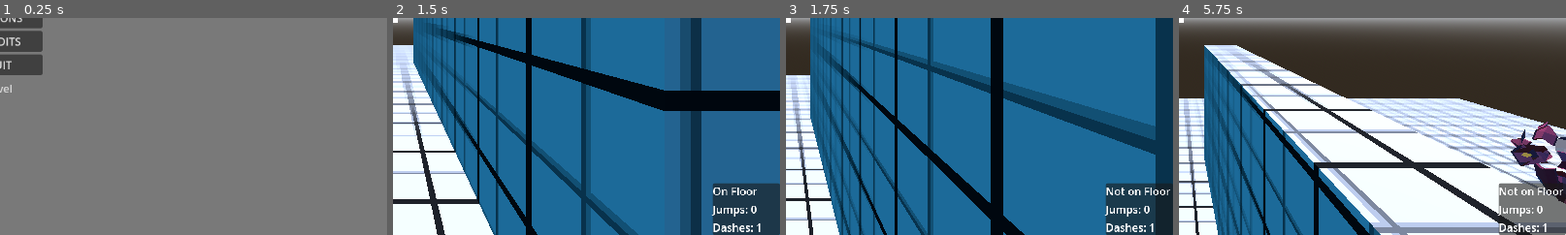
Above: before the commit, frames 1-4 (left to right).
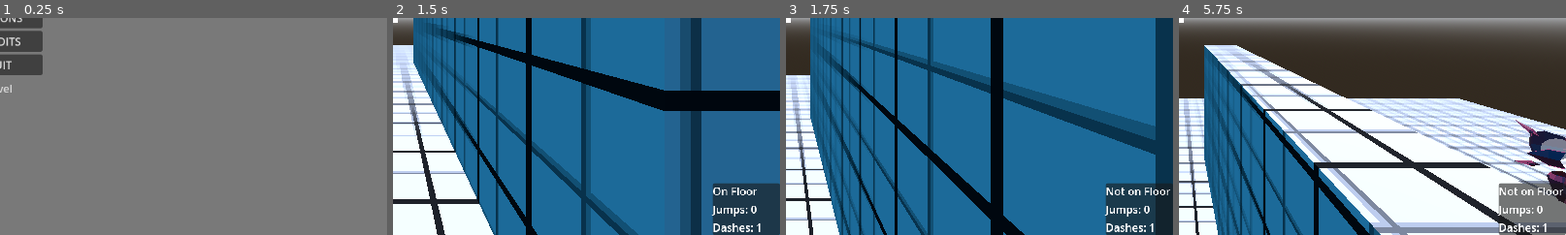
Above: after the commit, the same moments.

Repository: lucasrumney94/GodotGoneWild
Game: Godot game, scene res://Main/main_menu.tscn
Two runs of this game, one before a commit and one after it. Both use one fixed random seed, a clock stepped at 60 frames per second and the inputs below. The engine's default icon, where the game draws it, is replaced by a stand-in: a white triangle on a blue panel in a dark square. A sky picture missing from this copy of the repository is replaced by a grey-blue gradient.
Inputs (mouse positions are % of the whole screen's width and height, from its top left):
- Up to frame 1 (0.25 s): no input
- Up to frame 2 (1.5 s): click "START" at 0.5 s; move the mouse to (55, 50) at 1.27 s; hold W (move_forward) from 1.28 s (still down); click (55, 50) at 1.35 s
- Up to frame 3 (1.75 s): keep holding W (move_forward); tap Space (jump) at 1.52 s
- Up to frame 4 (5.75 s): keep holding W (move_forward); move the mouse to (45, 50) at 2.02 s; right-click (45, 50) at 2.1 s; tap Space (jump) at 2.27, 3.77, 4.52, 5.27 s; move the mouse to (52, 48) at 2.77 s; click (52, 48) at 2.85 s; move the mouse to (49, 52) at 3.52 s; right-click (49, 52) at 3.6 s; tap Enter at 4.25 s; move the mouse to (57, 51) at 4.27 s; click (57, 51) at 4.35 s; tap R (restart) at 5 s; move the mouse to (42, 49) at 5.02 s; right-click (42, 49) at 5.1 s
The pictures show only the part of the screen within x 50-100%, y 50-100%; the shares and areas given below are measured in that part.

Frames 1-3 are identical in both runs. In frame 4, 2.3% of the frame differs, in the area x 85-100%, y 46-82%.

Commit message:
fixed level menu bug, added pausability to stage 1 tower level

Diff:
--- a/godot-wild-tower/Main/level_menu.gd
+++ b/godot-wild-tower/Main/level_menu.gd
@@ -5,6 +5,8 @@
 	#get levels from missionControl add to menu
 	#when you click, start that level
 	var popup = get_popup()
+	popup.allow_search = false
+	popup.clear()
 	for mission in MissionControl.missions:
 		var scene_name: String = get_scene_name(mission)
 		popup.add_item(scene_name)
--- a/godot-wild-tower/Objects/Enemies/TurretEnemy.tscn
+++ b/godot-wild-tower/Objects/Enemies/TurretEnemy.tscn
@@ -534,10 +534,11 @@
 
 [node name="RotationRoot" type="Node3D" parent="HostileEnemy/Foot Base/Core"]
 unique_name_in_owner = true
+transform = Transform3D(-1, 0, -8.74228e-08, 0, 1, 0, 8.74228e-08, 0, -1, 0, 0, 0)
 
 [node name="Gun Body" type="MeshInstance3D" parent="HostileEnemy/Foot Base/Core/RotationRoot" node_paths=PackedStringArray("audio_player")]
 unique_name_in_owner = true
-transform = Transform3D(1, 0, 0, 0, 1, 0, 0, 0, 1, 0, 0, 0.3)
+transform = Transform3D(-1, 0, 8.74228e-08, 0, 1, 0, -8.74228e-08, 0, -1, 2.62268e-08, 0, -0.3)
 mesh = SubResource("ArrayMesh_lk70y")
 skeleton = NodePath("")
 script = ExtResource("6_p1v71")
@@ -580,26 +581,26 @@
 skeleton = NodePath("")
 
 [node name="Shield Back" type="MeshInstance3D" parent="HostileEnemy/Foot Base/Core/RotationRoot"]
-transform = Transform3D(-1, 0, -5.6426e-07, 0, 1, 0, 5.6426e-07, 0, -1, 0, 0, -0.25)
+transform = Transform3D(1, 0, 4.76837e-07, 0, 1, 0, -4.76837e-07, 0, 1, -2.18557e-08, 0, 0.25)
 mesh = SubResource("ArrayMesh_6482e")
 skeleton = NodePath("")
 
 [node name="Wing High L" type="MeshInstance3D" parent="HostileEnemy/Foot Base/Core/RotationRoot"]
-transform = Transform3D(0.196175, 0.226313, 0.954095, -0.939693, 0.321394, 0.116978, -0.280166, -0.919504, 0.275714, 0.3, 0.275, -0.15)
+transform = Transform3D(-0.196175, -0.226313, -0.954095, -0.939693, 0.321394, 0.116978, 0.280166, 0.919504, -0.275714, -0.3, 0.275, 0.15)
 mesh = SubResource("ArrayMesh_wmgiq")
 skeleton = NodePath("")
 
 [node name="Wing High R" type="MeshInstance3D" parent="HostileEnemy/Foot Base/Core/RotationRoot"]
-transform = Transform3D(0.0298091, -0.263759, 0.964128, -0.939693, 0.321394, 0.116978, -0.340719, -0.909471, -0.238272, -0.3, 0.275, -0.15)
+transform = Transform3D(-0.0298091, 0.263759, -0.964128, -0.939693, 0.321394, 0.116978, 0.340719, 0.909471, 0.238272, 0.3, 0.275, 0.15)
 mesh = SubResource("ArrayMesh_0fl6a")
 skeleton = NodePath("")
 
 [node name="Wing Low L" type="MeshInstance3D" parent="HostileEnemy/Foot Base/Core/RotationRoot"]
-transform = Transform3D(-0.196175, 0.226314, 0.954095, -0.939693, -0.321394, -0.116978, 0.280167, -0.919504, 0.275715, 0.3, -0.275, -0.15)
+transform = Transform3D(0.196175, -0.226314, -0.954095, -0.939693, -0.321394, -0.116978, -0.280167, 0.919504, -0.275715, -0.3, -0.275, 0.15)
 mesh = SubResource("ArrayMesh_awpo1")
 skeleton = NodePath("")
 
 [node name="Wing Low R" type="MeshInstance3D" parent="HostileEnemy/Foot Base/Core/RotationRoot"]
-transform = Transform3D(-0.0298091, -0.263758, 0.964128, -0.939693, -0.321394, -0.116978, 0.340719, -0.909471, -0.238271, -0.3, -0.275, -0.15)
+transform = Transform3D(0.0298091, 0.263758, -0.964128, -0.939693, -0.321394, -0.116978, -0.340719, 0.909471, 0.238271, 0.3, -0.275, 0.15)
 mesh = SubResource("ArrayMesh_bx6wr")
 skeleton = NodePath("")
--- a/godot-wild-tower/Objects/Enemies/turret_enemy.gd
+++ b/godot-wild-tower/Objects/Enemies/turret_enemy.gd
@@ -4,9 +4,33 @@
 
 @export var gun: Node3D
 
+@export var rotation_speed: float = 5.0
+
+var target: Node3D = null
+
 
 func _ready():
 	$Timer.timeout.connect(on_timer_timeout)
+
+
+func _physics_process(delta):
+	#target player
+	if target == null:
+		var player = get_tree().get_first_node_in_group("player")
+		if player != null:
+			target = player
+		else:
+			print("TURRET COULDN'T FIND PLAYER")
+			return
+
+	var target_pos = target.global_position + Vector3.UP
+	var xz_target_pos: Vector3 = Vector3(target_pos.x, 0, target_pos.z)
+	var xz_pos: Vector3 = Vector3(rotation_root.global_position.x, 0, rotation_root.global_position.z)
+	var xz_look = rotation_root.global_basis.z
+	xz_look = xz_look.slide(Vector3.UP)
+	var yangle: float = xz_look.signed_angle_to((xz_target_pos - xz_pos).normalized(), Vector3.UP)
+	rotation_root.global_rotation.y = lerp_angle(rotation_root.global_rotation.y, yangle, delta * rotation_speed)
+	#rotation_root.look_at(target_pos)
 
 
 func on_timer_timeout():
--- a/godot-wild-tower/Objects/Environment/stage_1.tscn
+++ b/godot-wild-tower/Objects/Environment/stage_1.tscn
@@ -1,9 +1,11 @@
-[gd_scene load_steps=9 format=3 uid="uid://buhsb2ao2ykcr"]
+[gd_scene load_steps=11 format=3 uid="uid://buhsb2ao2ykcr"]
 
 [ext_resource type="Material" uid="uid://3byi41uuwvq8" path="res://Materials/LD_grid.tres" id="1_ad3lx"]
 [ext_resource type="Texture2D" uid="uid://rfda5fv26d6w" path="res://Objects/Environment/Models/PurplyBlueSky.png" id="1_dyyd2"]
+[ext_resource type="Script" path="res://Main/main_game.gd" id="1_kxvln"]
 [ext_resource type="PackedScene" uid="uid://vssvdtmx3jx7" path="res://Objects/Player/player.tscn" id="2_5n22s"]
 [ext_resource type="Material" uid="uid://5dqiqxr4arwd" path="res://Materials/grid_material.tres" id="2_8jwyn"]
+[ext_resource type="PackedScene" uid="uid://do1pmtbmc423e" path="res://UI/pause_menu.tscn" id="2_ji2hg"]
 [ext_resource type="ArrayMesh" uid="uid://dgy7dxognc1x3" path="res://Objects/Environment/Models/TowerTest1.obj" id="3_8qbtr"]
 
 [sub_resource type="PanoramaSkyMaterial" id="PanoramaSkyMaterial_asy3g"]
@@ -17,6 +19,8 @@
 sky = SubResource("Sky_3kabx")
 
 [node name="Stage 1" type="Node3D"]
+script = ExtResource("1_kxvln")
+pause_menu_scene = ExtResource("2_ji2hg")
 
 [node name="WorldEnvironment" type="WorldEnvironment" parent="."]
 environment = SubResource("Environment_yg5si")
--- a/godot-wild-tower/Objects/Player/player.tscn
+++ b/godot-wild-tower/Objects/Player/player.tscn
@@ -37,7 +37,7 @@
 
 [sub_resource type="CapsuleShape3D" id="CapsuleShape3D_dxmwe"]
 
-[node name="Player" type="CharacterBody3D"]
+[node name="Player" type="CharacterBody3D" groups=["player"]]
 collision_layer = 4
 floor_max_angle = 0.523599
 platform_floor_layers = 4294967289
Not shown, changed: godot-wild-tower/Objects/Environment/Models/TowerTest1.blend.import
